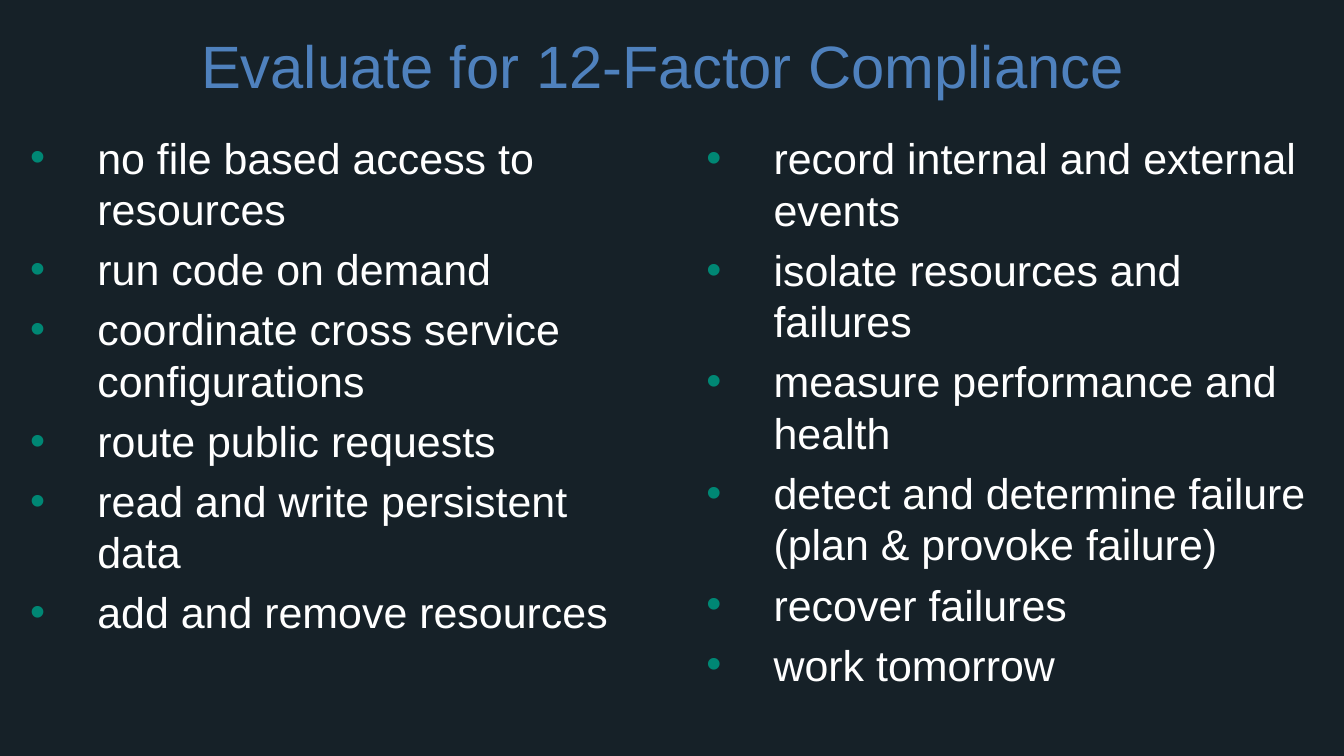
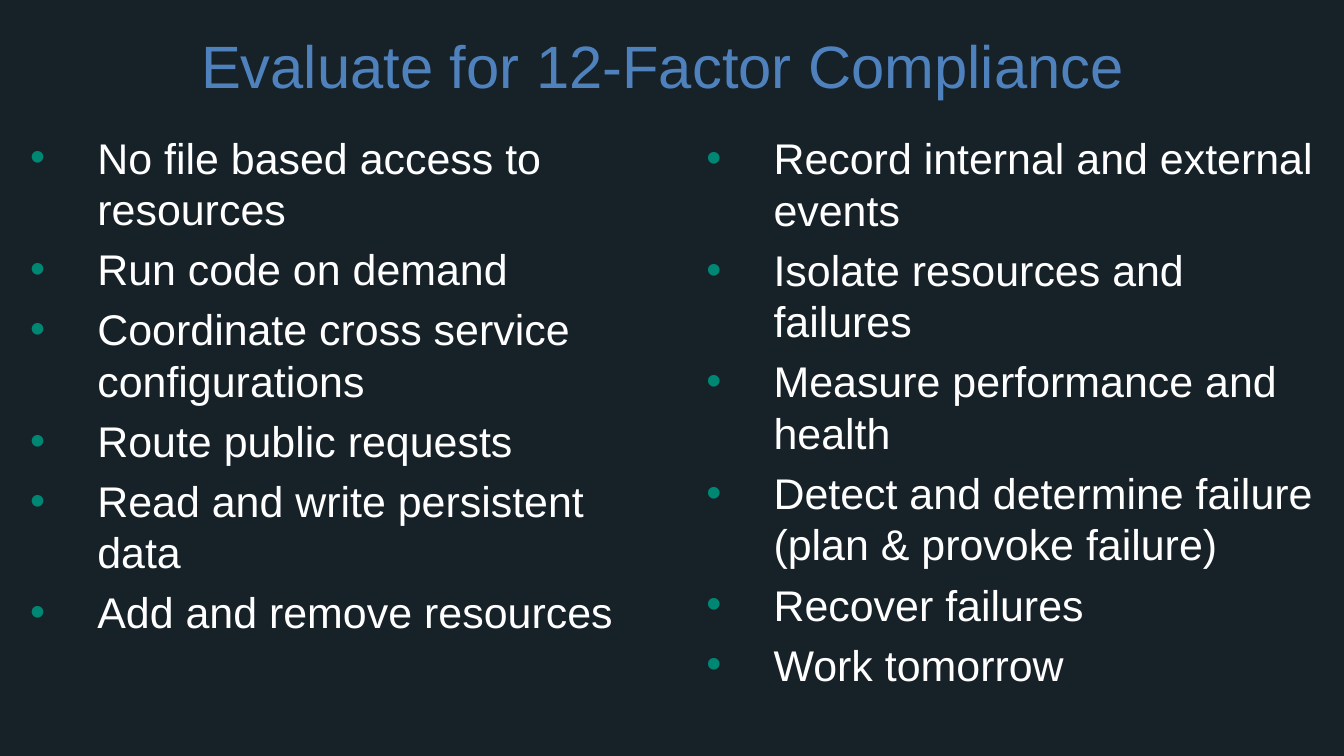
Before and after one commit to ajitkadari/cloud-native-workshop, a slide deck: slide 10 of presentations/Session_1_Getting_Started_With_Microservices.pptx. Drawn at 1344x756 pixels with LibreOffice and Linux fonts; fonts in the diff are those of the drawing; background and template pictures are left out. Boxes give left, top, right and bottom in pixels: in the first picture for what was removed or moved away, otherwise in the second. Text is boxed around its words. In the diff, an @@ line names an element or a change of style, - is before the commit and + after.

Commit message:
Wording update

```diff
--- a/presentations/Session_1_Getting_Started_With_Microservices.pptx
+++ b/presentations/Session_1_Getting_Started_With_Microservices.pptx
@@ text at (97, 143, 612, 629): text changed @@
-• no file based access to resources
-• run code on demand
-• coordinate cross service configurations
-• route public requests
-• read and write persistent data
-• add and remove resources
+• No file based access to resources
+• Run code on demand
+• Coordinate cross service configurations
+• Route public requests
+• Read and write persistent data
+• Add and remove resources
@@ text at (774, 143, 1313, 682): text changed @@
-• record internal and external events
-• isolate resources and failures
-• measure performance and health
-• detect and determine failure (plan & provoke failure)
-• recover failures
-• work tomorrow
+• Record internal and external events
+• Isolate resources and failures
+• Measure performance and health
+• Detect and determine failure (plan & provoke failure)
+• Recover failures
+• Work tomorrow
```
Also in this commit, not shown: 8 other slides changed.
